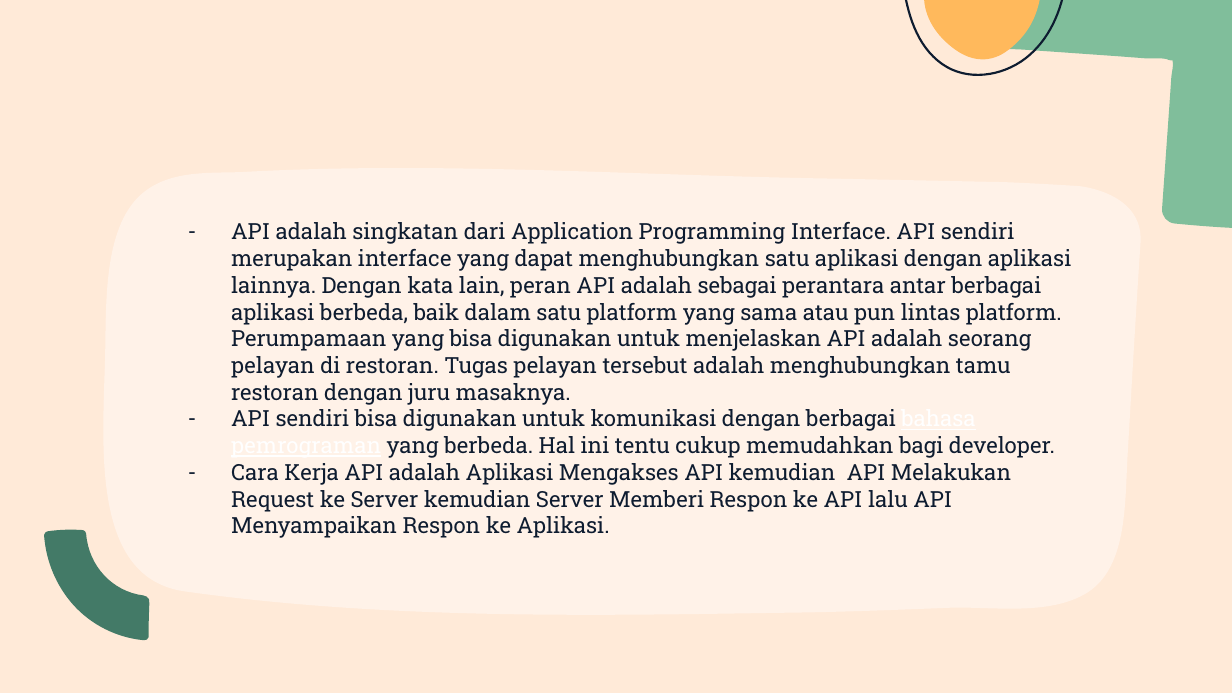
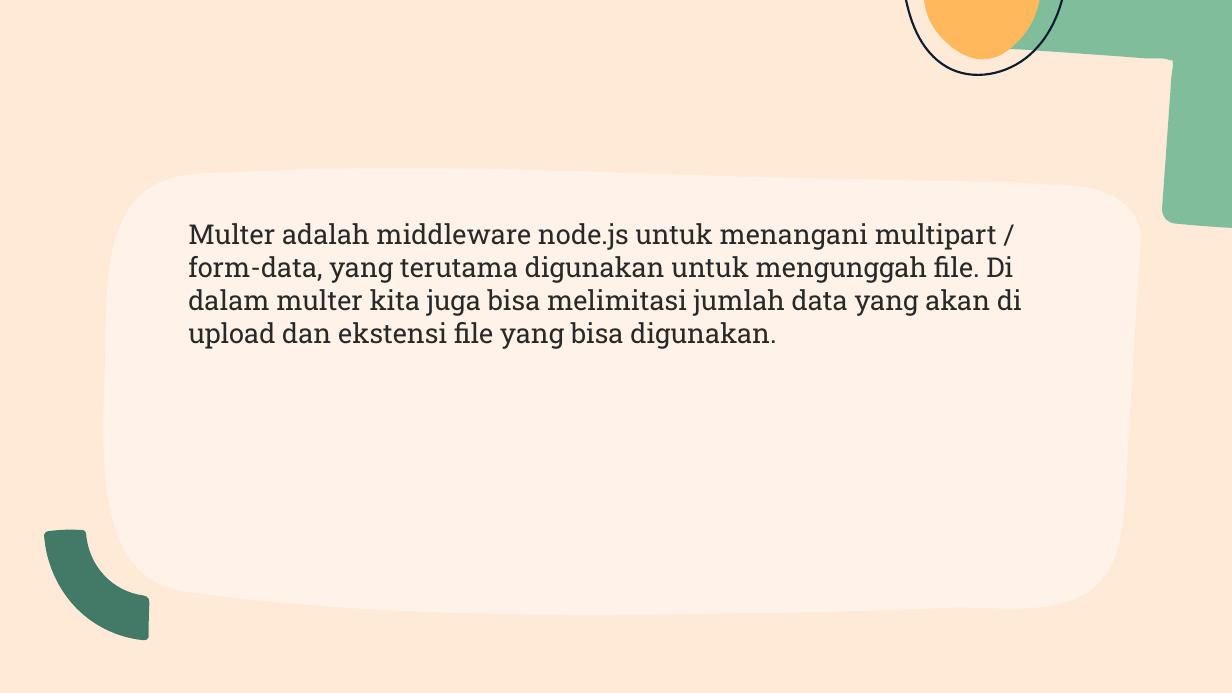
Before and after one commit to ariniffana3/Tickitz_Back, a slide deck: slide 9 of ppt task 4.pptx (slide 10 before the commit). Drawn at 1232x693 pixels with LibreOffice and Linux fonts; fonts in the diff are those of the drawing. Boxes give left, top, right and bottom in pixels: in the first picture for what was removed or moved away, otherwise in the second. Text is boxed around its words. In the diff, an @@ line names an element or a change of style, - is before the commit and + after.

```diff
--- a/ppt task 4.pptx
+++ b/ppt task 4.pptx
@@ subtitle at <box>188,223,1022,349</box>: text changed; size 13 to 16 pt; text colour #0E1C30 to #292929 @@
-– API adalah singkatan dari Application Programming Interface. API sendiri merupakan interface yang dapat menghubungkan satu aplikasi dengan aplikasi lainnya. Dengan kata lain, peran API adalah sebagai perantara antar berbagai aplikasi berbeda, baik dalam satu platform yang sama atau pun lintas platform. Perumpamaan yang bisa digunakan untuk menjelaskan API adalah seorang pelayan di restoran. Tugas pelayan tersebut adalah menghubungkan tamu restoran dengan juru masaknya.
-– API sendiri bisa digunakan untuk komunikasi dengan berbagai bahasa pemrograman yang berbeda. Hal ini tentu cukup memudahkan bagi developer.
-– Cara Kerja API adalah Aplikasi Mengakses API kemudian API Melakukan Request ke Server kemudian Server Memberi Respon ke API lalu API Menyampaikan Respon ke Aplikasi.
+Multer adalah middleware node.js untuk menangani multipart / form-data, yang terutama digunakan untuk mengunggah file. Di dalam multer kita juga bisa melimitasi jumlah data yang akan di upload dan ekstensi file yang bisa digunakan.
```
Also in this commit, not shown: 8 other slides changed, 1 slide removed, 28 other files.
